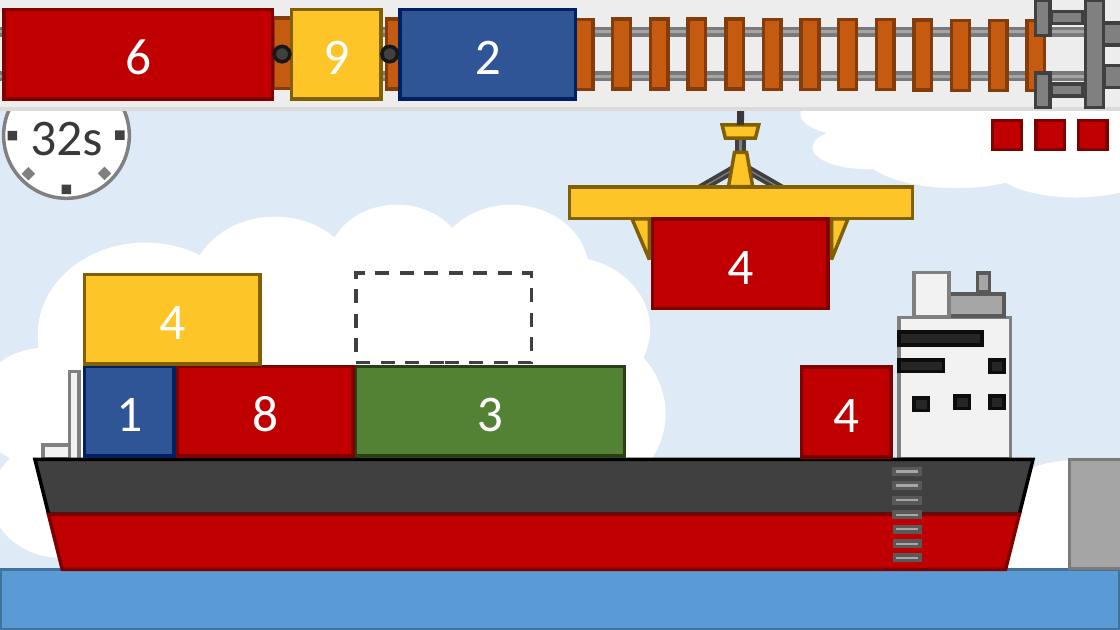
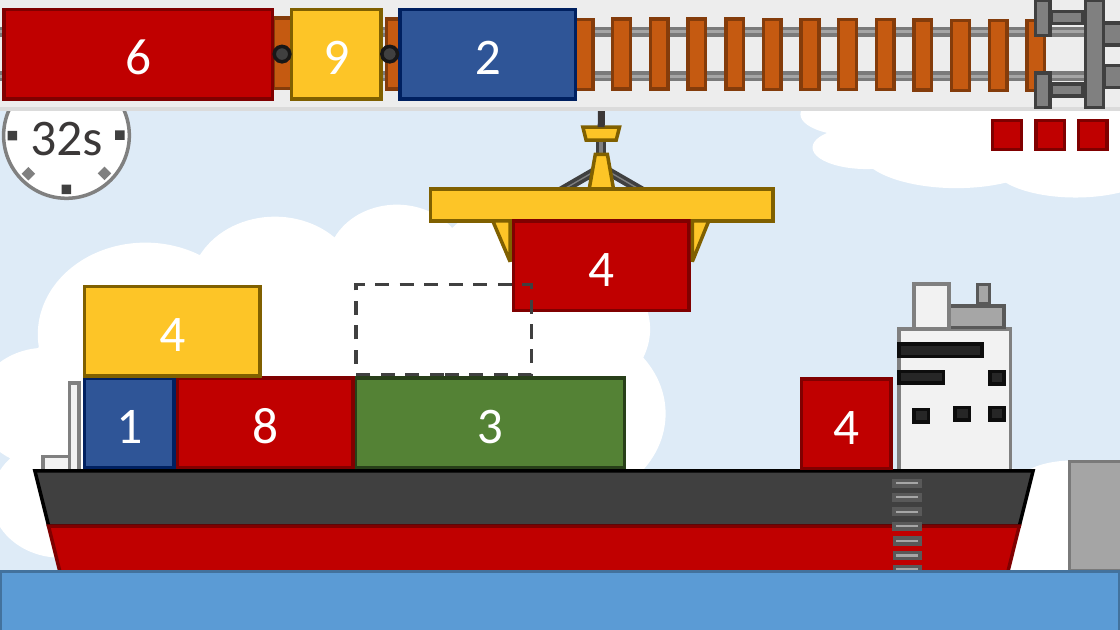
Before and after one commit to docker-apps/Docker, a slide deck: slide 1 of Documents/Projektskizze/docker_mock_up.pptx. Drawn at 1120x630 pixels with LibreOffice and Linux fonts; fonts in the diff are those of the drawing. Boxes give left, top, right and bottom in pixels: in the first picture for what was removed or moved away, otherwise in the second. Text is boxed around its words. In the diff, an @@ line names an element or a change of style, - is before the commit and + after.

```diff
--- a/Documents/Projektskizze/docker_mock_up.pptx
+++ b/Documents/Projektskizze/docker_mock_up.pptx
@@ 1 rectangle, 1 triangle, 1 trapezoid, 1 line: place and size @@
-1 rectangle, 1 triangle, 1 trapezoid, 1 line at (632, 84, 828, 308)
+1 rectangle, 1 triangle, 1 trapezoid, 1 line at (493, 87, 689, 311)
@@ 4 rectangles, 1 triangle, 1 trapezoid: place and size @@
-4 rectangles, 1 triangle, 1 trapezoid at (570, 125, 912, 260)
+4 rectangles, 1 triangle, 1 trapezoid at (430, 127, 773, 262)
@@ 25 rectangles, 2 trapezoids: place and size @@
-25 rectangles, 2 trapezoids at (35, 272, 1033, 570)
+25 rectangles, 2 trapezoids at (35, 284, 1033, 581)
```
Also in this commit, not shown: 2 other files.
